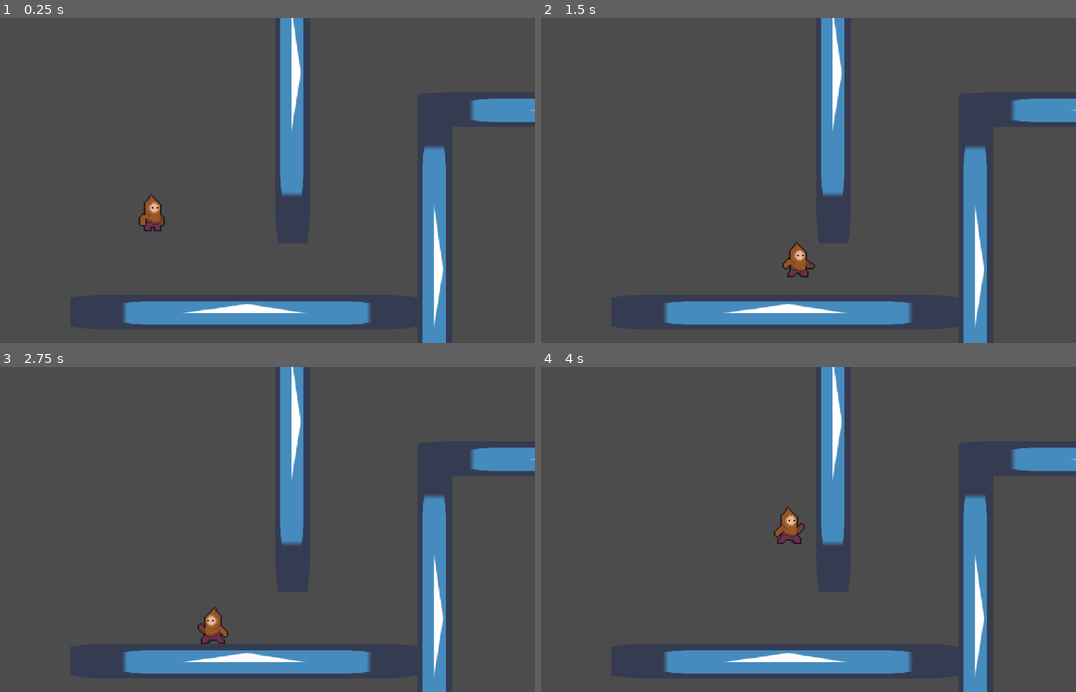
Above: before the commit, frames 1-4 (two rows, left to right).
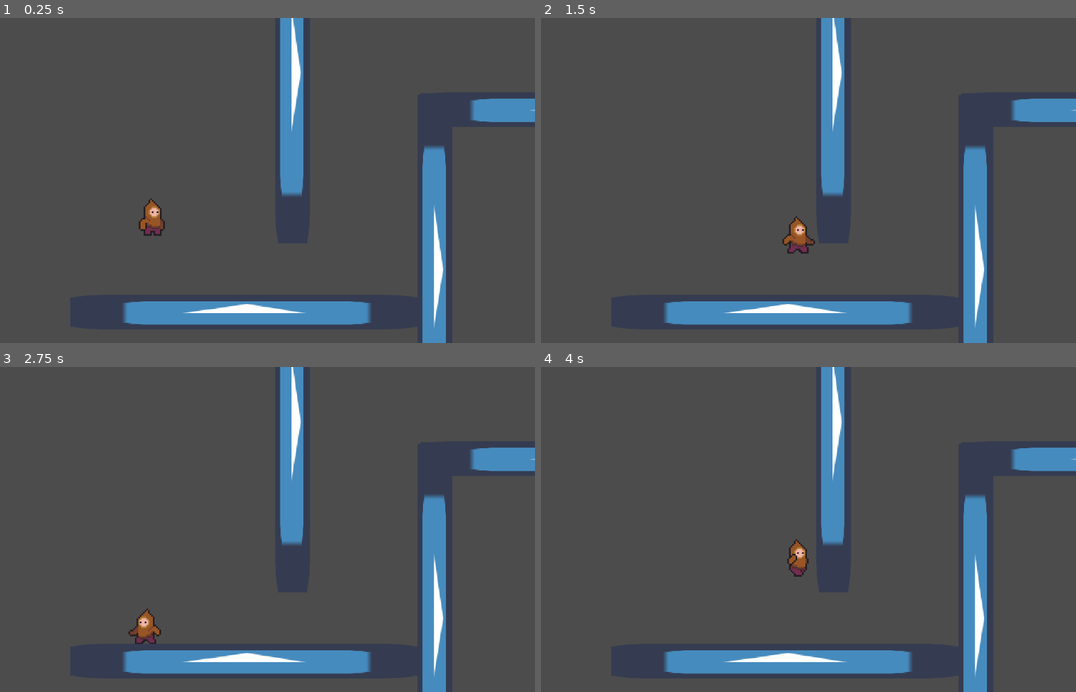
Above: after the commit, the same moments.

Repository: PaulStamas/Manlet
Game: Godot game, scene res://Scenes/Main.tscn
Same seed, same stepped clock (60 frames per second), same inputs: the game is played once before the commit and once after it. The engine's default icon, where the game draws it, is replaced by a stand-in: a white triangle on a blue panel in a dark square.
Inputs:
- Up to frame 1 (0.25 s): no input
- Up to frame 2 (1.5 s): hold Right (ui_right) from 0.53 s (still down); tap Up (ui_up) at 0.77 s
- Up to frame 3 (2.75 s): tap Up (ui_up) at 1.52 s; release Right (ui_right) at 2.03 s; hold Left (ui_left) from 2.03 s (still down)
- Up to frame 4 (4 s): release Left (ui_left) at 2.78 s; hold Right (ui_right) from 2.78 s (still down); tap Up (ui_up) at 3.02, 3.77 s

The runs differ from the first frame. In frame 1, 0.3% of the frame differs, in the area x 25-31%, y 54-68%; in frame 2, 0.7%; in frame 3, 0.8%, in the area x 24-43%, y 73-86%; in frame 4, 0.7%.

Commit message:
slightly less glitchy cos swing

Diff:
--- a/Manlet v0.0.1/Scripts/Player.gd
+++ b/Manlet v0.0.1/Scripts/Player.gd
@@ -19,7 +19,6 @@
 
 const FIRE_SPEED = 500
 
-var gravity_on = true
 onready var player_sprite = $AnimatedSprite
 
 var state = "Idle"
@@ -45,22 +44,29 @@
 var rope_angle
 var rope_length
 var hook_shot = preload("res://Scenes/HookShot.tscn").instance()
+var rope_point_accel
 
 func _ready():
 	$"/root/Global".register_player(self)
 
 func _physics_process(delta):
+	get_inputs()
 	move(delta)
 	rope_swing(delta)
+	if state == "Swing":
+		velocity = Vector2(0,0)
+	move_and_slide(velocity, Vector2.UP)
 	animate()
 
-func move(delta):
+func get_inputs():
 	input_up = Input.is_action_pressed("ui_up")
 	input_wall_jump = Input.is_action_just_pressed("ui_up")
 	input_left = Input.is_action_pressed("ui_left")
 	input_right = Input.is_action_pressed("ui_right")
 	input_down = Input.is_action_pressed("ui_down")
 
+func move(delta):
+
 	velocity.x *= GROUND_FRICTION
 	wall_touch_delta += delta
 
@@ -71,11 +77,10 @@
 		last_wall_jump_dir = "none";
 		if input_up:
 			velocity.y = -PLAYER_JUMP_VEL
-	else:
-		if gravity_on:
-			velocity.y += GRAVITY;
-			if input_down:
-				velocity.y += FORCE_FALL
+
+	velocity.y += GRAVITY;
+	if input_down:
+		velocity.y += FORCE_FALL
 
 	if state == "swing":
 		velocity.x = 0
@@ -116,6 +121,7 @@
 		position.y = 300
 		velocity.y = 0
 
+
 func on_wall():
 	if is_on_wall():
 		velocity.x = 0;
@@ -124,13 +130,18 @@
 			if position.x < collision.position.x:
 				wall_touch_delta = 0;
 				wall_jump_dir = "left"
-				if input_right && velocity.y > 0:
+				if state == "Swing":
+					position.x += 10
+				elif input_right && velocity.y > 0:
 					velocity.y *= WALL_FRICTION
 			if position.x > collision.position.x:
 				wall_touch_delta = 0
 				wall_jump_dir = "right"
-				if input_left && velocity.y > 0:
+				if state == "Swing":
+					position.x -= 10
+				elif input_left && velocity.y > 0:
 					velocity.y *= WALL_FRICTION
+
 
 	if input_wall_jump && wall_touch_delta < WALL_JUMP_TOUCH_DELAY && !is_on_floor():
 		wall_touch_delta = 100000
@@ -151,8 +162,6 @@
 				velocity.y = -PLAYER_JUMP_VEL
 			last_wall_jump_dir = "right"
 
-	move_and_slide(velocity, Vector2(0, -1))
-
 func rope_swing(delta):
 	input_up = Input.is_action_pressed("ui_up")
 	input_shoot = Input.is_action_just_pressed("ui_shoot")
@@ -161,36 +170,42 @@
 		hook_shot.position = get_global_position()
 		get_parent().add_child(hook_shot)
 
+
 	if hook_shot.attached:
-		gravity_on = false
+
 		if rope_init:
-			velocity = Vector2(0,0)
 			grapple_point = hook_shot.position
 			rope_point = position
-			rope_angle_velocity = 0
+			rope_angle_velocity = (sqrt(pow(velocity.x, 2) + pow(velocity.y, 2))) * delta
 			rope_length = sqrt(pow(grapple_point.x - position.x, 2) + pow(grapple_point.y - position.y, 2))
 			print(rope_length)
 			rope_init = false
 
-
 		rope_angle = find_angle(hook_shot.position, position)
 		var rope_angle_accel = 0.2 * cos(deg2rad(rope_angle))
+
 		rope_angle_velocity += rope_angle_accel
 		rope_angle += rope_angle_velocity
-		if is_on_wall() or is_on_floor():
-			rope_angle_velocity = 0
-		rope_angle_velocity *= 0.99
+
+		rope_angle_velocity *= MIDAIR_FRICTION
 
 		rope_point.x = grapple_point.x + (rope_length * cos(deg2rad(rope_angle)))
 		rope_point.y = grapple_point.y + (rope_length * sin(deg2rad(rope_angle)))
 
-		position.x += (rope_point.x - position.x)
-		position.y += (rope_point.y - position.y)
-
-		if input_up:
-			velocity.y = -PLAYER_JUMP_VEL
-			velocity.x = PLAYER_WALL_JUMP_VEL
-
+		if input_left:
+			rope_point.x -= 5
+
+		if input_right:
+			rope_point.x += 5
+
+		if !is_on_floor():
+			state = "Swing"
+			rope_point_accel = Vector2(rope_point.x - position.x, rope_point.y - position.y)
+			position += rope_point_accel
+
+#			if input_up:
+#				velocity.y = -PLAYER_JUMP_VEL
+#				velocity.x = PLAYER_WALL_JUMP_VEL
 
 	else:
 		rope_init = true
@@ -201,9 +216,15 @@
 		player_sprite.speed_scale = 1
 		player_sprite.position = Vector2(0,-2)
 
-	else:
+	elif state == "Running":
 		player_sprite.play("Running")
 		player_sprite.speed_scale = abs(velocity.x)/400
+		#delete when white space is fixed
+		player_sprite.position = Vector2(0,-21)
+
+	elif state == "Swing":
+		player_sprite.play("Running")
+		player_sprite.speed_scale = 1
 		#delete when white space is fixed
 		player_sprite.position = Vector2(0,-21)
 
